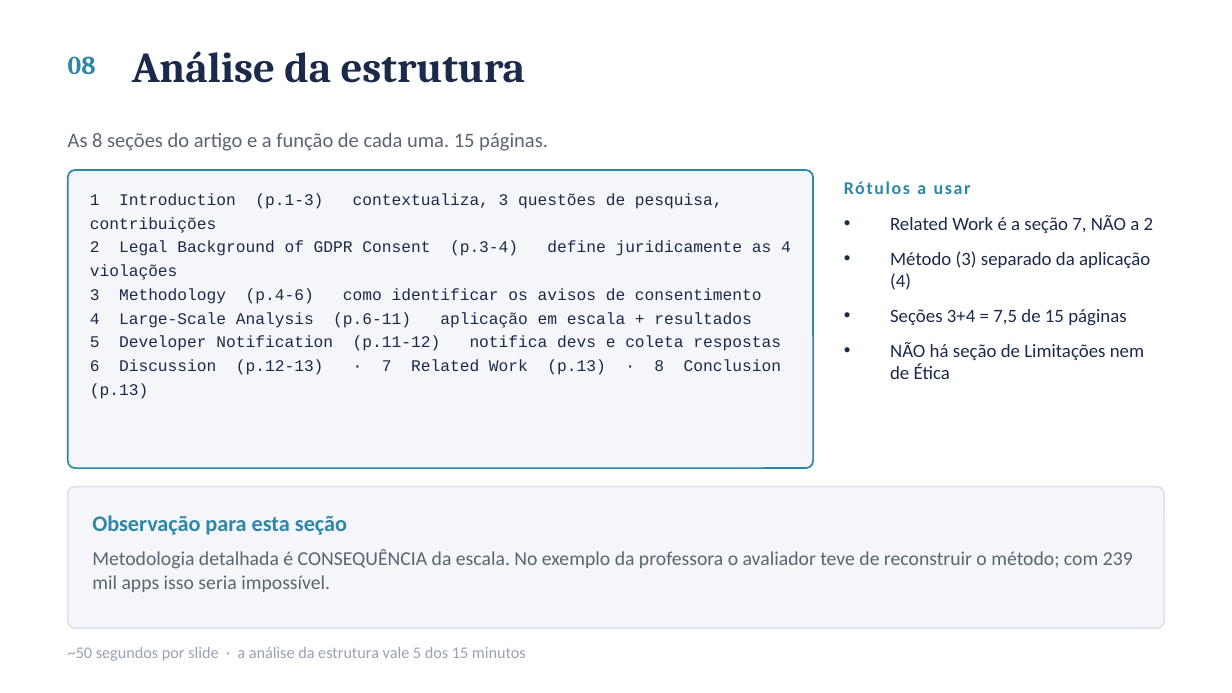
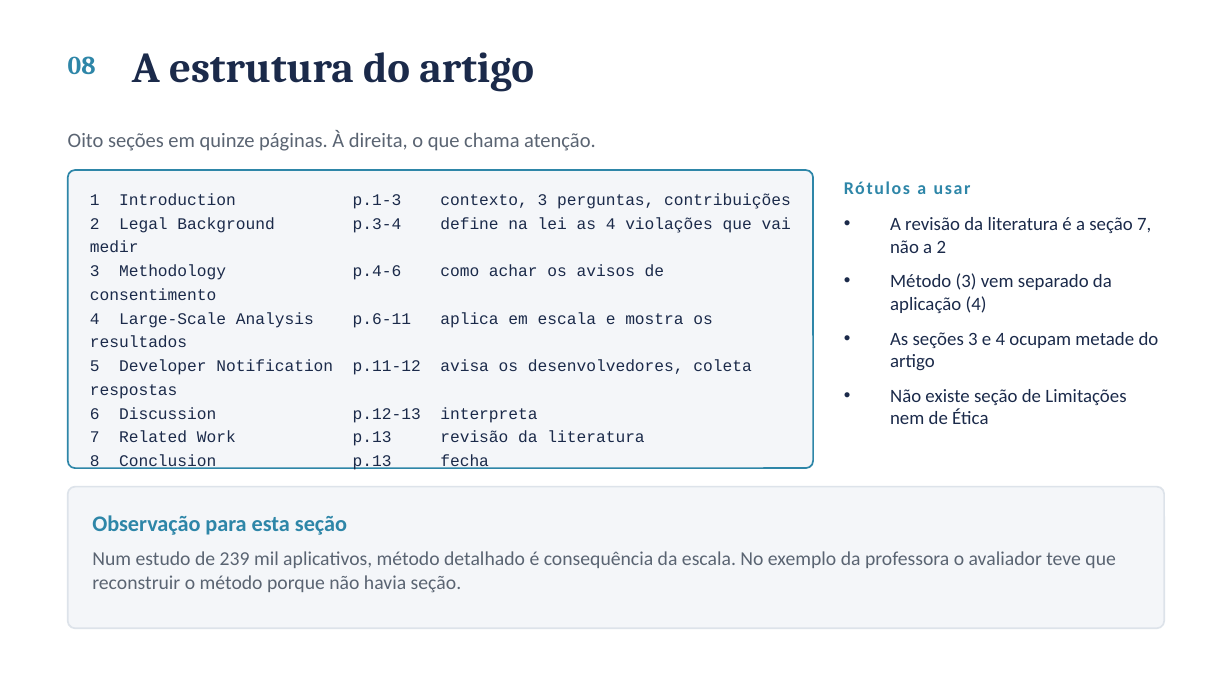
Before and after one commit to ClaudioAMF1/TCC, a slide deck: slide 9 of seminario/seminario-analise-de-artigo.pptx. Drawn at 1232x693 pixels with LibreOffice and Linux fonts; fonts in the diff are those of the drawing. Boxes give left, top, right and bottom in pixels: in the first picture for what was removed or moved away, otherwise in the second. Text is boxed around its words. In the diff, an @@ line names an element or a change of style, - is before the commit and + after.

```diff
--- a/seminario/seminario-analise-de-artigo.pptx
+++ b/seminario/seminario-analise-de-artigo.pptx
@@ text at box(132, 52, 533, 92): text changed @@
-Análise da estrutura
+A estrutura do artigo
@@ text at box(68, 130, 596, 151): text changed @@
-As 8 seções do artigo e a função de cada uma. 15 páginas.
+Oito seções em quinze páginas. À direita, o que chama atenção.
@@ text at box(90, 193, 791, 469): text changed @@
-1 Introduction (p.1-3) contextualiza, 3 questões de pesquisa, contribuições
-2 Legal Background of GDPR Consent (p.3-4) define juridicamente as 4 violações
-3 Methodology (p.4-6) como identificar os avisos de consentimento
-4 Large-Scale Analysis (p.6-11) aplicação em escala + resultados
-5 Developer Notification (p.11-12) notifica devs e coleta respostas
-6 Discussion (p.12-13) · 7 Related Work (p.13) · 8 Conclusion (p.13)
+1 Introduction p.1-3 contexto, 3 perguntas, contribuições
+2 Legal Background p.3-4 define na lei as 4 violações que vai medir
+3 Methodology p.4-6 como achar os avisos de consentimento
+4 Large-Scale Analysis p.6-11 aplica em escala e mostra os resultados
+5 Developer Notification p.11-12 avisa os desenvolvedores, coleta respostas
+6 Discussion p.12-13 interpreta
+7 Related Work p.13 revisão da literatura
+8 Conclusion p.13 fecha
@@ text at box(890, 217, 1159, 424): text changed @@
-• Related Work é a seção 7, NÃO a 2
-• Método (3) separado da aplicação (4)
-• Seções 3+4 = 7,5 de 15 páginas
-• NÃO há seção de Limitações nem de Ética
+• A revisão da literatura é a seção 7, não a 2
+• Método (3) vem separado da aplicação (4)
+• As seções 3 e 4 ocupam metade do artigo
+• Não existe seção de Limitações nem de Ética
@@ text at box(92, 551, 1115, 593): text changed @@
-Metodologia detalhada é CONSEQUÊNCIA da escala. No exemplo da professora o avaliador teve de reconstruir o método; com 239 mil apps isso seria impossível.
+Num estudo de 239 mil aplicativos, método detalhado é consequência da escala. No exemplo da professora o avaliador teve que reconstruir o método porque não havia seção.
@@ text removed at box(68, 647, 526, 661) @@
-~50 segundos por slide · a análise da estrutura vale 5 dos 15 minutos
```
Also in this commit, not shown: 14 other slides changed, 3 other files.
